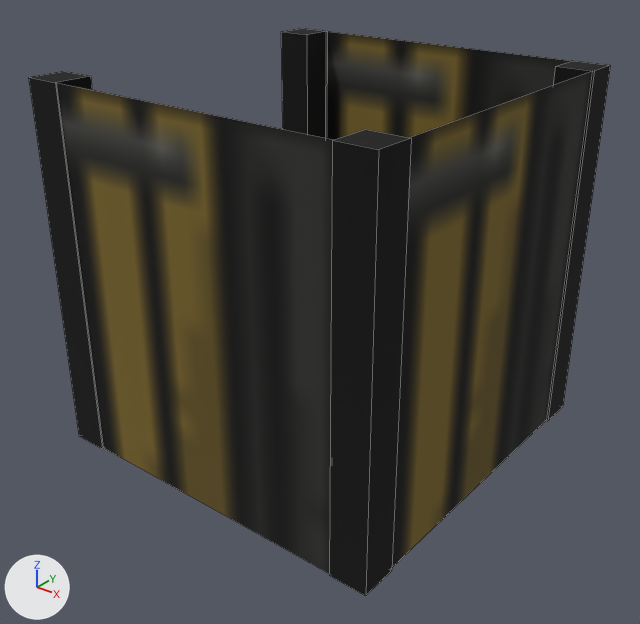
A saved change to the OBJ model Models/Walls/Wall1/W.obj.
One viewpoint serves both versions: a 50 mm camera at (2.7, -3.44, 1.82) aimed at (0.05, -0.13, -0.23). The axes (+X, +Y, +Z) are drawn at lower left. The lights are the same throughout. The older version comes first. Mesh edges are drawn as thin lines. Where no turn or scale is listed for an object, it has been applied to the vertices. Vertices at exactly the same position are counted once.

The older version as bpy lines, for what is in view:
```python
ob_e = bpy.data.objects.new('E', me_e)
ob_e.location = (0.0, 0.0, 0.0)
ob_n = bpy.data.objects.new('N', me_n)
ob_n.location = (0.0, 0.0, 0.0)
ob_ne = bpy.data.objects.new('NE', me_ne)
ob_ne.location = (0.0, 0.0, 0.0)
ob_nw = bpy.data.objects.new('NW', me_nw)
ob_nw.location = (0.0, 0.0, 0.0)
ob_s = bpy.data.objects.new('S', me_s)
ob_s.location = (0.0, 0.0, 0.0)
ob_se = bpy.data.objects.new('SE', me_se)
ob_se.location = (0.0, 0.0, 0.0)
ob_sw = bpy.data.objects.new('SW', me_sw)
ob_sw.location = (0.0, 0.0, 0.0)
```
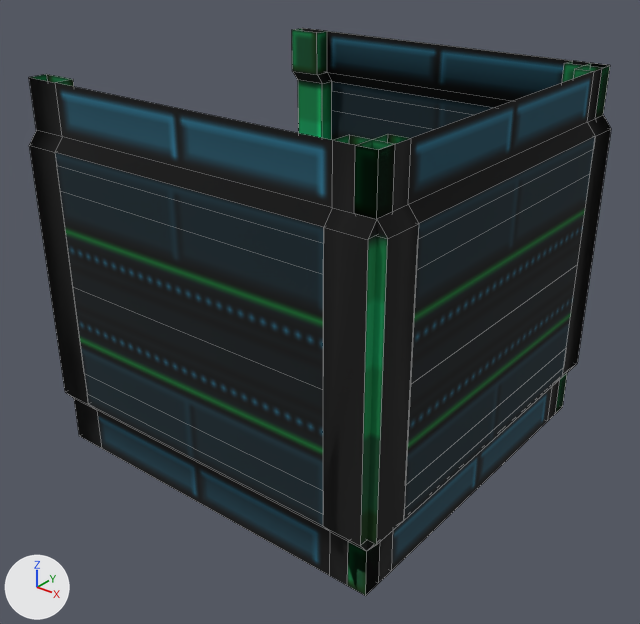
Where the change shows, as pixel boxes [x1, y1, x2, y2] in the pictures (640 x 624 px):
'S', reshaped (32% wider): before [57, 82, 333, 574]; after [29, 74, 395, 585]
'E', reshaped (32% wider, 7% taller): before [392, 71, 592, 567]; after [347, 63, 611, 596]
'SE', deleted: before [330, 129, 411, 596]
'N', reshaped: before [326, 31, 571, 140]; after [292, 28, 610, 414]
'SW', deleted: before [29, 71, 103, 449]
'NE', deleted: before [546, 60, 610, 421]
'NW', deleted: before [281, 28, 326, 138]

Diff of the bpy script that builds the scene:
```diff
--- a/Models/Walls/Wall1/W.obj.py
+++ b/Models/Walls/Wall1/W.obj.py
@@ img_newwalltexture1_png @@
+img_newwalltexture1_png = load_image('NewWallTexture1.png', 'NewWallTexture1.png', 128, 128, 'sRGB')
@@ mat_m_8f18cf77_3786_8aaa_c5f5_a5c595de131f @@
+mat_m_8f18cf77_3786_8aaa_c5f5_a5c595de131f = principled_material('m_8f18cf77-3786-8aaa-c5f5-a5c595de131f')
+mat_m_8f18cf77_3786_8aaa_c5f5_a5c595de131f.texture = img_newwalltexture1_png
+mat_m_8f18cf77_3786_8aaa_c5f5_a5c595de131f.roughness = 1.0
@@ me_e @@
 # used by ob_e; location = (0.0, 0.0, 0.0)
-me_e.from_pydata(...)  # 4 vertices, 1 face; spans x 0.99, y -0.8..0.8, z -1.0..1.0
-me_e.materials.append(mat_m_365873e8_e903_df85_dd86_8b54911b9c89)  # picture img_walltexture_png
+me_e.from_pydata(...)  # 58 vertices, 50 faces; spans x 0.9..1.05, y -1.0..1.0, z -1.0..1.0
+# me_e part 1: the whole mesh is rebuilt
+me_e.materials.append(mat_m_8f18cf77_3786_8aaa_c5f5_a5c595de131f)  # picture img_newwalltexture1_png
@@ me_n @@
 # used by ob_n; location = (0.0, 0.0, 0.0)
-me_n.from_pydata(...)  # 4 vertices, 1 face; spans x -0.8..0.8, y 0.99, z -1.0..1.0
-me_n.materials.append(mat_m_365873e8_e903_df85_dd86_8b54911b9c89)  # picture img_walltexture_png
+me_n.from_pydata(...)  # 58 vertices, 50 faces; spans x -1.0..1.0, y 0.9..1.05, z -1.0..1.0
+# me_n part 2: the whole mesh is rebuilt
+me_n.materials.append(mat_m_8f18cf77_3786_8aaa_c5f5_a5c595de131f)  # picture img_newwalltexture1_png
@@ me_s @@
 # used by ob_s; location = (0.0, 0.0, 0.0)
-me_s.from_pydata(...)  # 4 vertices, 1 face; spans x -0.8..0.8, y -0.99, z -1.0..1.0
-me_s.materials.append(mat_m_365873e8_e903_df85_dd86_8b54911b9c89)  # picture img_walltexture_png
+me_s.from_pydata(...)  # 58 vertices, 50 faces; spans x -1.0..1.0, y -1.05..-0.9, z -1.0..1.0
+# me_s part 3: the whole mesh is rebuilt
+me_s.materials.append(mat_m_8f18cf77_3786_8aaa_c5f5_a5c595de131f)  # picture img_newwalltexture1_png
@@ ob_ne @@
-ob_ne = bpy.data.objects.new('NE', me_ne)
-ob_ne.location = (0.0, 0.0, 0.0)
@@ ob_nw @@
-ob_nw = bpy.data.objects.new('NW', me_nw)
-ob_nw.location = (0.0, 0.0, 0.0)
@@ ob_se @@
-ob_se = bpy.data.objects.new('SE', me_se)
-ob_se.location = (0.0, 0.0, 0.0)
@@ ob_sw @@
-ob_sw = bpy.data.objects.new('SW', me_sw)
-ob_sw.location = (0.0, 0.0, 0.0)
```
